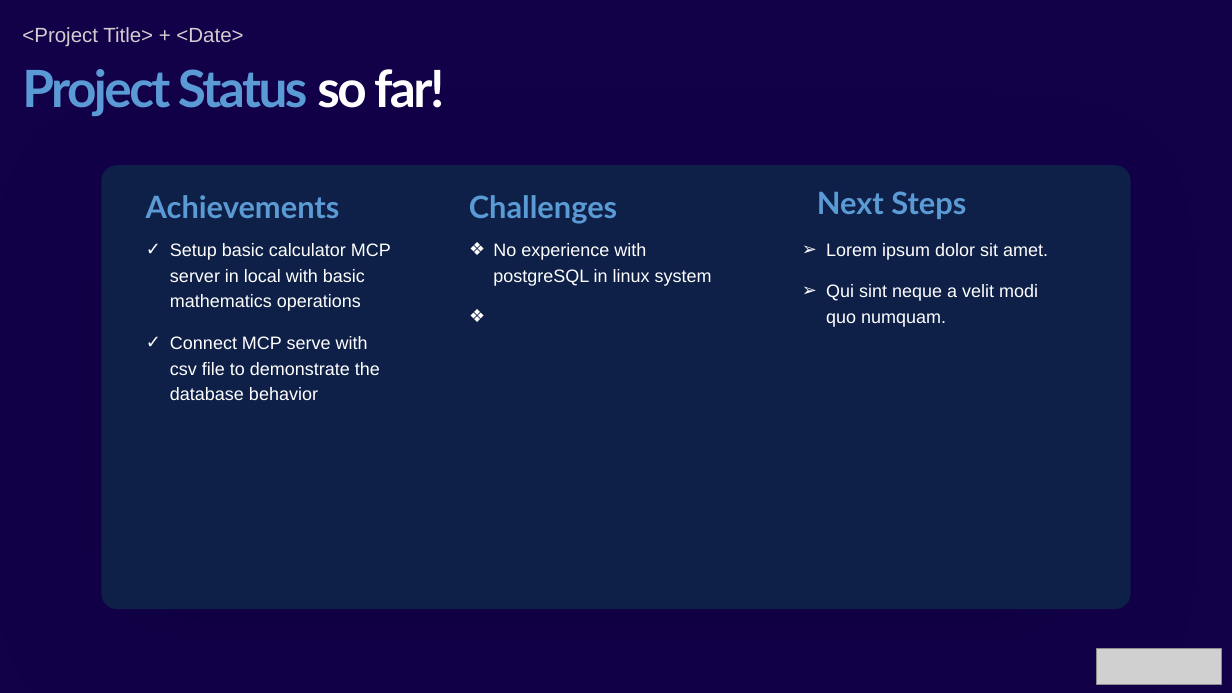
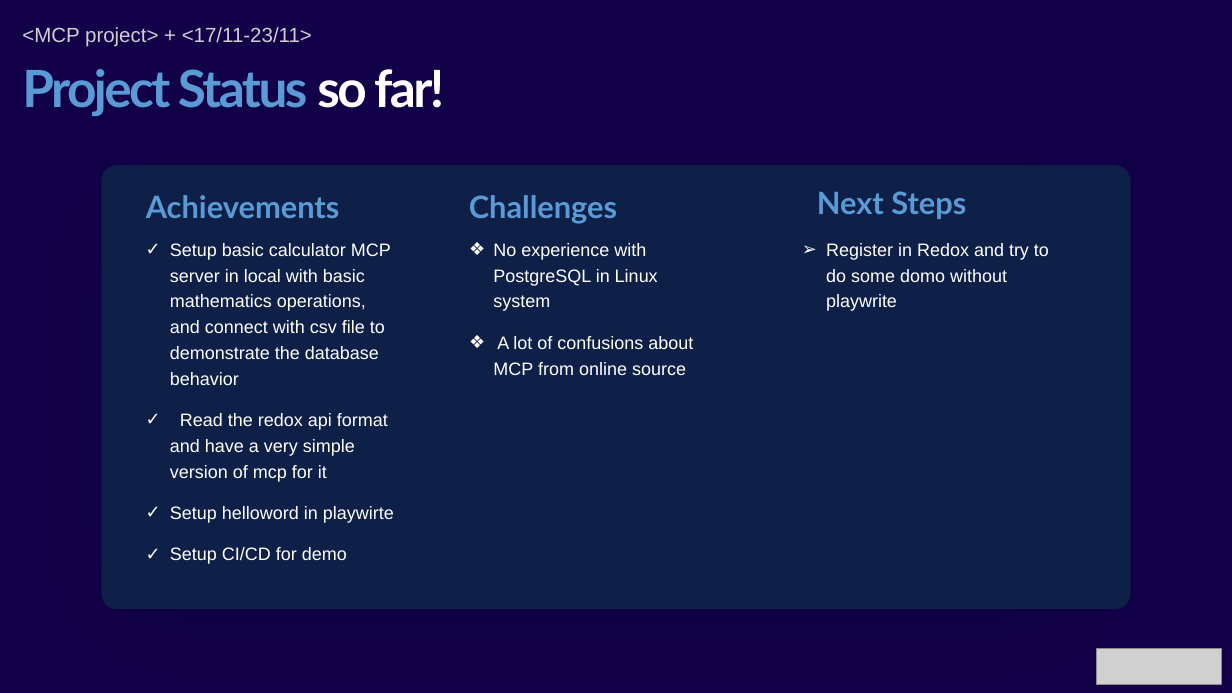
Before and after one commit to Fan111i/mcp_playground, a slide deck: slide 1 of files/week1/2025-26 Intern Project Status Template.pptx. Drawn at 1232x693 pixels with LibreOffice and Linux fonts; fonts in the diff are those of the drawing; grey boxes stand for pictures. Boxes give left, top, right and bottom in pixels: in the first picture for what was removed or moved away, otherwise in the second. Text is boxed around its words. In the diff, an @@ line names an element or a change of style, - is before the commit and + after.

Commit message:
update slide for presentation

```diff
--- a/files/week1/2025-26 Intern Project Status Template.pptx
+++ b/files/week1/2025-26 Intern Project Status Template.pptx
@@ text at (22, 27, 312, 47): text changed @@
-<Project Title> + <Date>
+<MCP project> + <17/11-23/11>
@@ rounded rectangle at (102, 165, 1131, 609): shadow changed @@
@@ text at (170, 243, 394, 564): text changed @@
-✓ Setup basic calculator MCP server in local with basic mathematics operations
-✓ Connect MCP serve with csv file to demonstrate the database behavior
+✓ Setup basic calculator MCP server in local with basic mathematics operations, and connect with csv file to demonstrate the database behavior
+✓ Read the redox api format and have a very simple version of mcp for it
+✓ Setup helloword in playwirte
+✓ Setup CI/CD for demo
@@ text at (493, 243, 693, 375): text changed @@
-❖ No experience with postgreSQL in linux system
+❖ No experience with PostgreSQL in Linux system
+❖ A lot of confusions about MCP from online source
@@ text at (826, 243, 1049, 311): text changed @@
-➢ Lorem ipsum dolor sit amet.
-➢ Qui sint neque a velit modi quo numquam.
+➢ Register in Redox and try to do some domo without playwrite
```
Also in this commit, not shown: 1 other file.
